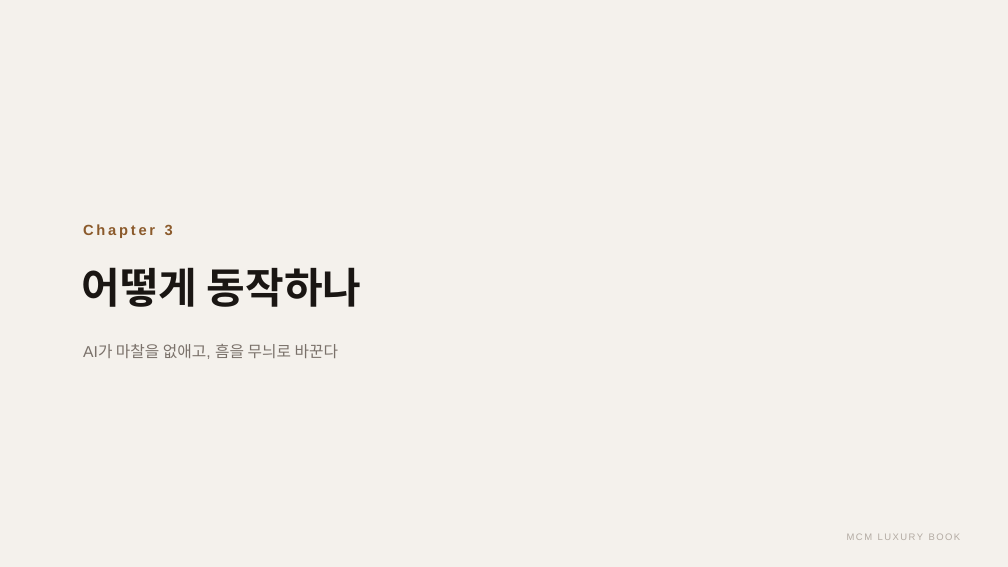
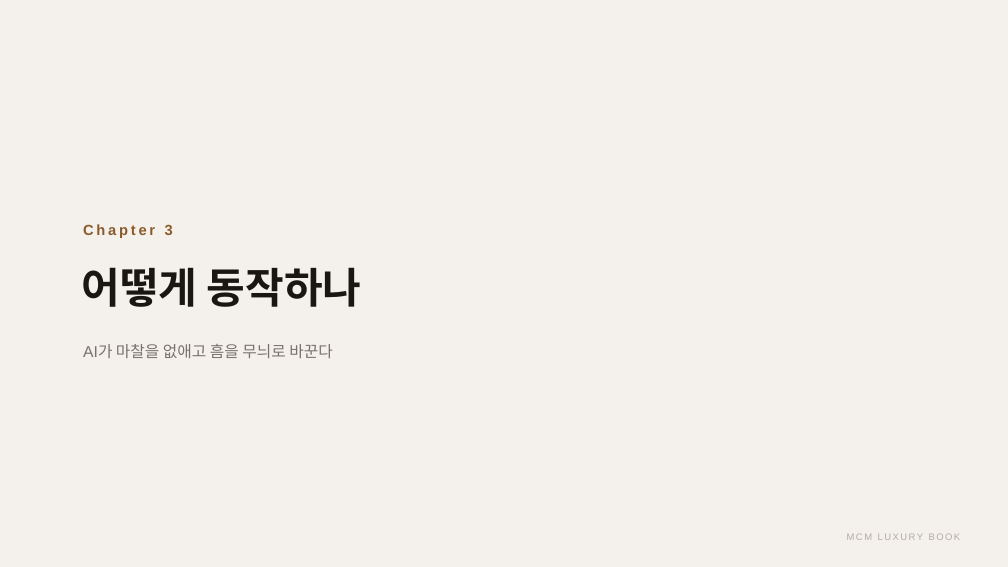
Before and after one commit to elominatedCloud/likeGonzi, a slide deck: slide 19 of docs/ir/MCM_Luxury_Book_IR.pptx. Drawn at 1008x567 pixels with LibreOffice and Linux fonts; fonts in the diff are those of the drawing. Boxes give left, top, right and bottom in pixels: in the first picture for what was removed or moved away, otherwise in the second. Text is boxed around its words. In the diff, an @@ line names an element or a change of style, - is before the commit and + after.

```diff
--- a/docs/ir/MCM_Luxury_Book_IR.pptx
+++ b/docs/ir/MCM_Luxury_Book_IR.pptx
@@ text at [83, 344, 332, 358]: text changed @@
-AI가 마찰을 없애고, 흠을 무늬로 바꾼다
+AI가 마찰을 없애고 흠을 무늬로 바꾼다
```
Also in this commit, not shown: 21 other slides changed, 3 other files.
